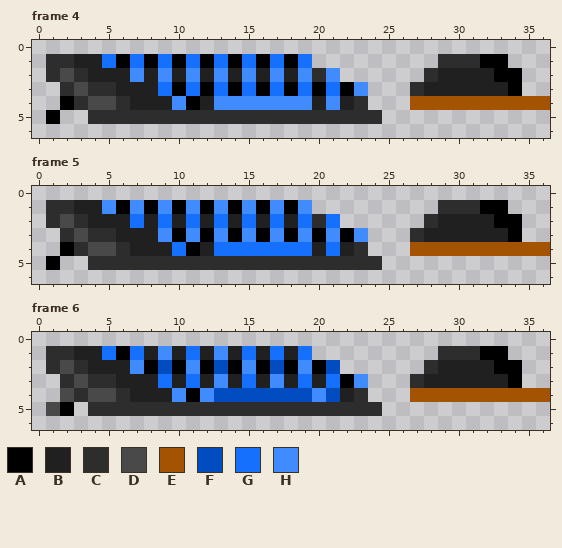
A pixel-art file gets an edit: sprites/aseprite/clavier-souris.aseprite. Above: the version before the commit.
37x7 pixels, 6 frames. Colours within 5 levels of each other are drawn and written as one. Shown: frame 4, frame 5, frame 6. The commit also changed other frames, which this record leaves out.
Visible layers, top first: "Layer 1 Copy Copy Copy #2", "Layer 1 Copy Copy #2".
Palette (. is transparent): A #000000  B #202020  C #2d2d2d  D #494949  E #a45303  F #004cc0  G #1571fd  H #408cff
Pixels before, frame 4, first column x 1:
1 CCBBGAGAGAGAGAGAGAG.........CCCAA...
2 CDCBBBHBHBHBHBHBHBHCH......CBBBBAA..
3 .CDCCBBBGAGAGAGAGAGAGAH...CBBBBBBA..
4 .ACDDCBBBHABHHHHHHHBHBC...EEEEEEEEEE
5 A..CCCCCCCCCCCCCCCCCCCCC............
Pixels before, frame 5, first column x 1:
1 CCBBHAHAHAHAHAHAHAH.........CCCAA...
2 CDCBBBGBGBGBGBGBGBGCG......CBBBBAA..
3 .CDCCBBBHAHAHAHAHAHAHAH...CBBBBBBA..
4 .ACDDCBBBGABGGGGGGGBGBC...EEEEEEEEEE
5 A..CCCCCCCCCCCCCCCCCCCCC............
Pixels before, frame 6, first column x 1:
1 CCBBGAGBHBGBHBGBGBG.........CCCAA...
2 CDCBBBHAFAHAFAHAFAHAF......CBBBBAA..
3 .CDCCBBBGBGBHBGBHBGBGAH...CBBBBBBA..
4 .DCDDCBBBHAHFFFFFFFHFBC...EEEEEEEEEE
5 DA.CCCCCCCCCCCCCCCCCCCCC............
And afterwards:
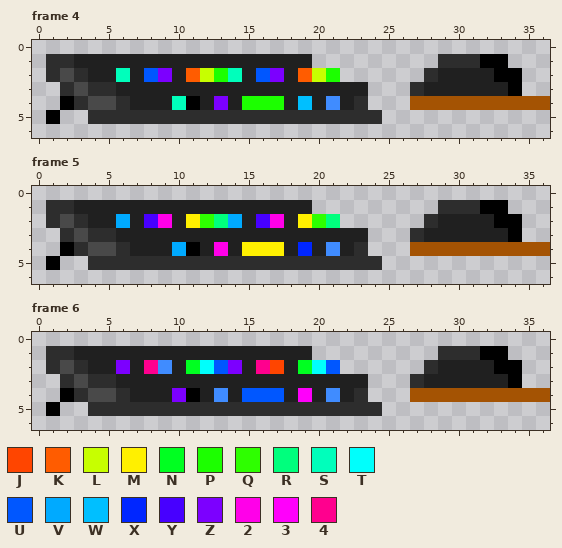
Colours new in this view: J #ff4500  K #ff5c00  L #c7ff00  M #fff000  N #00ff21  P #1cff00  Q #2eff00  R #00ff7d  S #00ffbb  T #00fffc  U #0057ff  V #00aaff  W #00bfff  X #0026ff  Y #4700ff  Z #7c00ff  2 #ff00e9  3 #ff00fb  4 #ff008e
Change:
layer "Layer 3" now shown
layer "Layer 1 Copy Copy Copy #2" now hidden
layer "Layer 2 Copy" added
layer "Layer 2 Copy Copy" added
layer "Layer 4" added
layer "Layer 5" added
layer "Layer 6" added
Changed rows in their new state; - is an unchanged pixel.
Frame 4:
first column x 5:
1 BBBBBBBBBBBBBBB----
2 -SBUZ-KLPSBUZ-KLP--
3 ----BBBBBBBBBBBBBBB
4 -----S--ZBPPPBW----
Frame 5:
first column x 5:
1 BBBBBBBBBBBBBBB----
2 -VBY2-MQRVBY2-MQR--
3 ----BBBBBBBBBBBBBBB
4 -----V--2BMMMBX-H--
Frame 6:
first column x 1:
1 ----BBB-B-B-B-B-B-B----
2 -----ZB4HBNTUZB4JBNTU--
3 --------B-B-B-B-B-B-BBB
4 -A-------Z-BHBUUUB3BH--
5 A.---------------------
